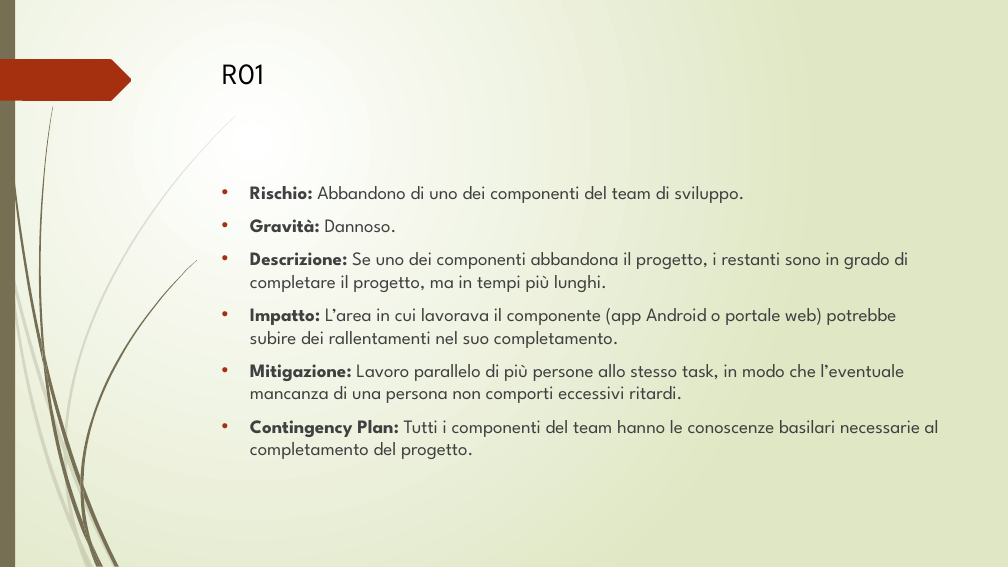
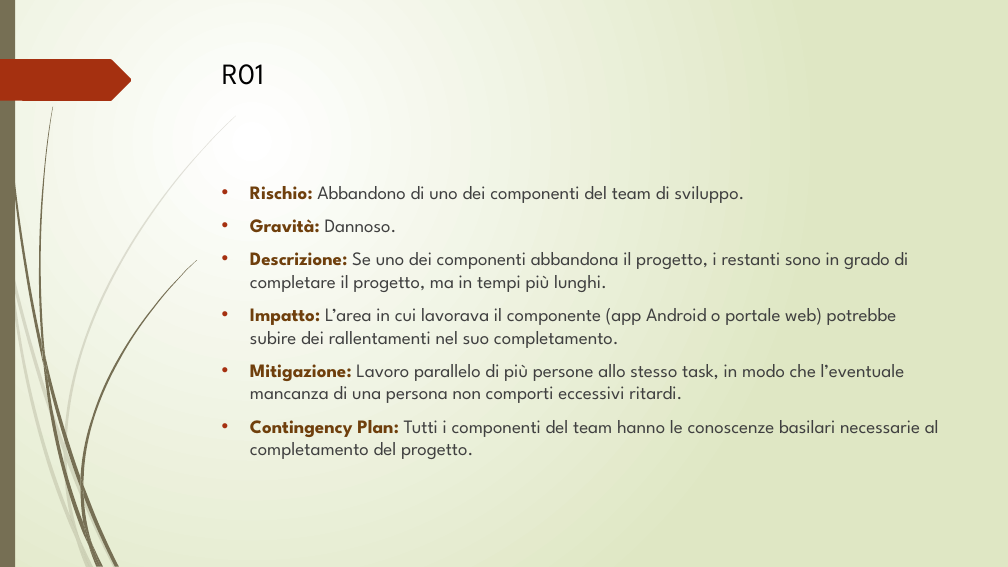
Before and after one commit to lpleo/Ingegneria_Software_2014, a slide deck: slide 48 of Slide/slide_FINALI.pptx. Drawn at 1008x567 pixels with LibreOffice and Linux fonts; fonts in the diff are those of the drawing. Boxes give left, top, right and bottom in pixels: in the first picture for what was removed or moved away, otherwise in the second. Text is boxed around its words. In the diff, an @@ line names an element or a change of style, - is before the commit and + after.

```diff
--- a/Slide/slide_FINALI.pptx
+++ b/Slide/slide_FINALI.pptx
@@ text "Rischio: Abbandono di uno dei ..." at (250, 186, 939, 459): text colour #404040 to #6F3F0C in "Rischio:", "Gravità:", "Descrizione:", "Impatto:" and 2 more places @@
```
Also in this commit, not shown: 6 other slides changed, 1 slide added, 1 other file.
